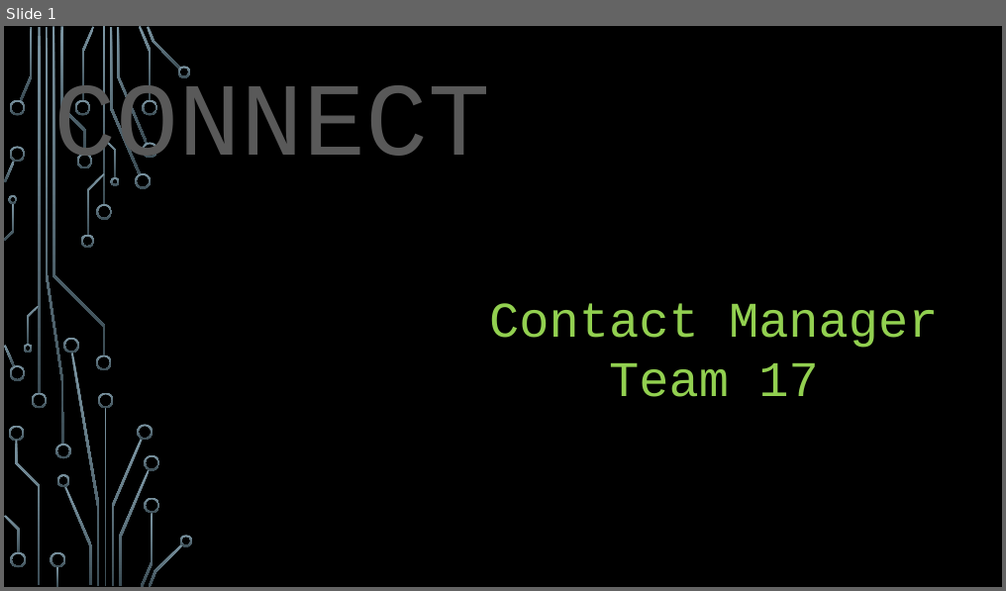
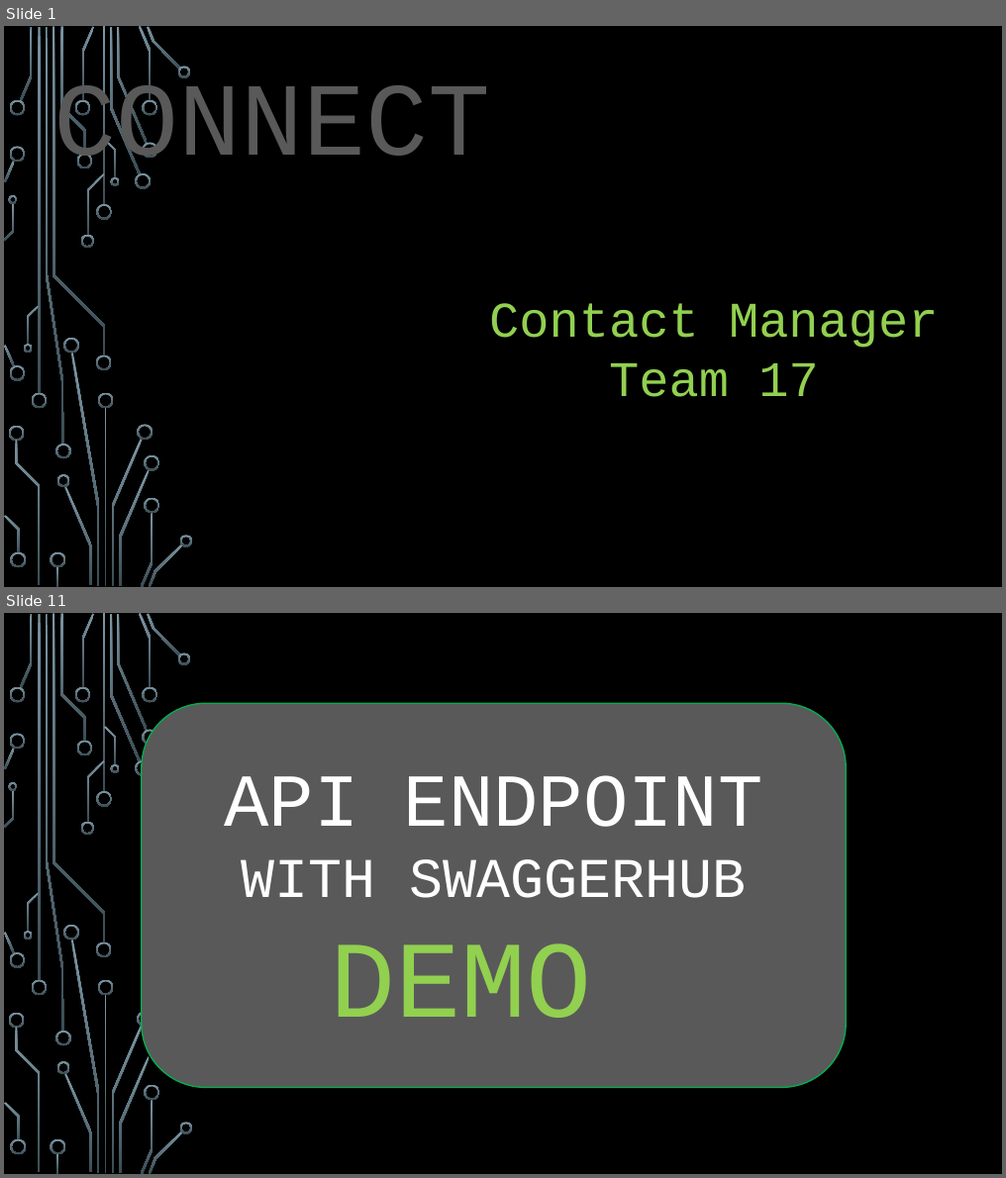
Before and after one commit to dugoatboy/COP4331-Group17-SmallProject, a slide deck: CONNECT.pptm. Shown one above the other, each under a label of ours: slide 1 before the commit, slides 1 and 11 after it; the slides between them are not shown. The pictures are 1006x591 and 1006x1178 pixels, drawn with LibreOffice and Linux fonts; fonts in the diff are those of the drawing; background and template pictures are left out. Boxes give left, top, right and bottom in pixels: in the first picture for what was removed or moved away, otherwise in the second. Text is boxed around its words. In the diff, an @@ line names an element or a change of style, - is before the commit and + after.

```diff
--- a/CONNECT.pptm
+++ b/CONNECT.pptm
@@ slide 11 added at <box>4,613,1002,1174</box>, background picture (left out); not listed: 53 template elements that a slide beside it also shows @@
@@ rounded rectangle added at <box>142,703,846,1088</box>, fill #595959, outline #00B050 1.25 pt, 54 pt, text #FFFFFF @@
+API ENDPOINT
+WITH SWAGGERHUB
+DEMO
```
Also in this commit, not shown: 6 slides changed, 5 other slides added, 4 slides removed.
